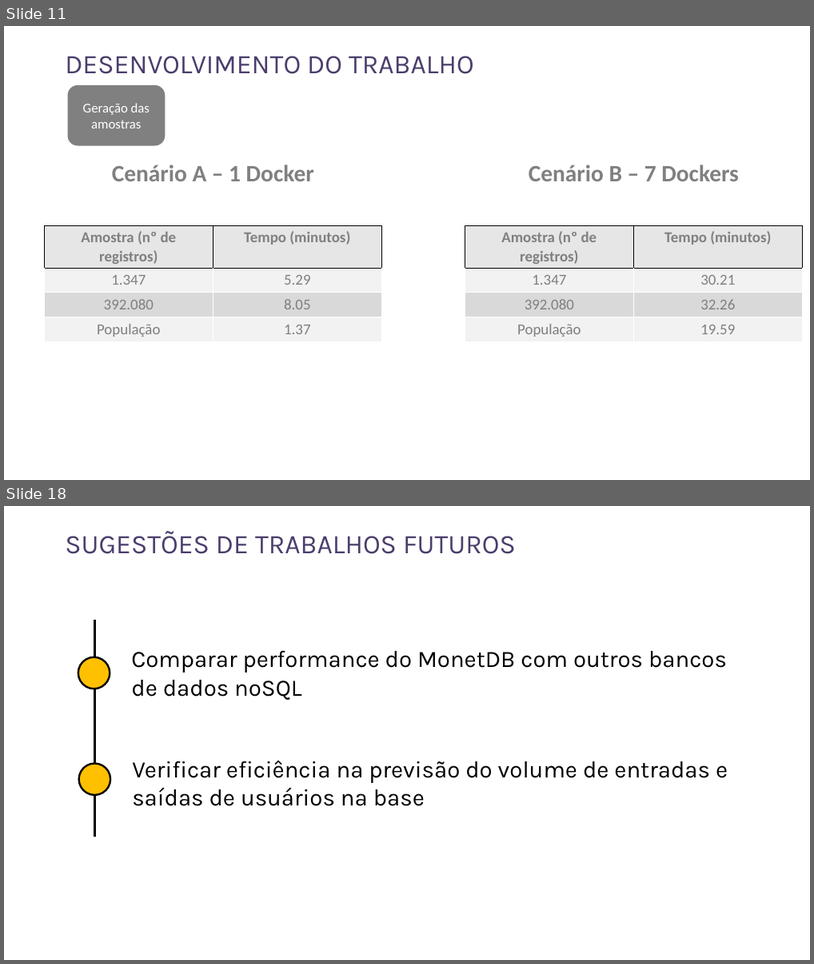
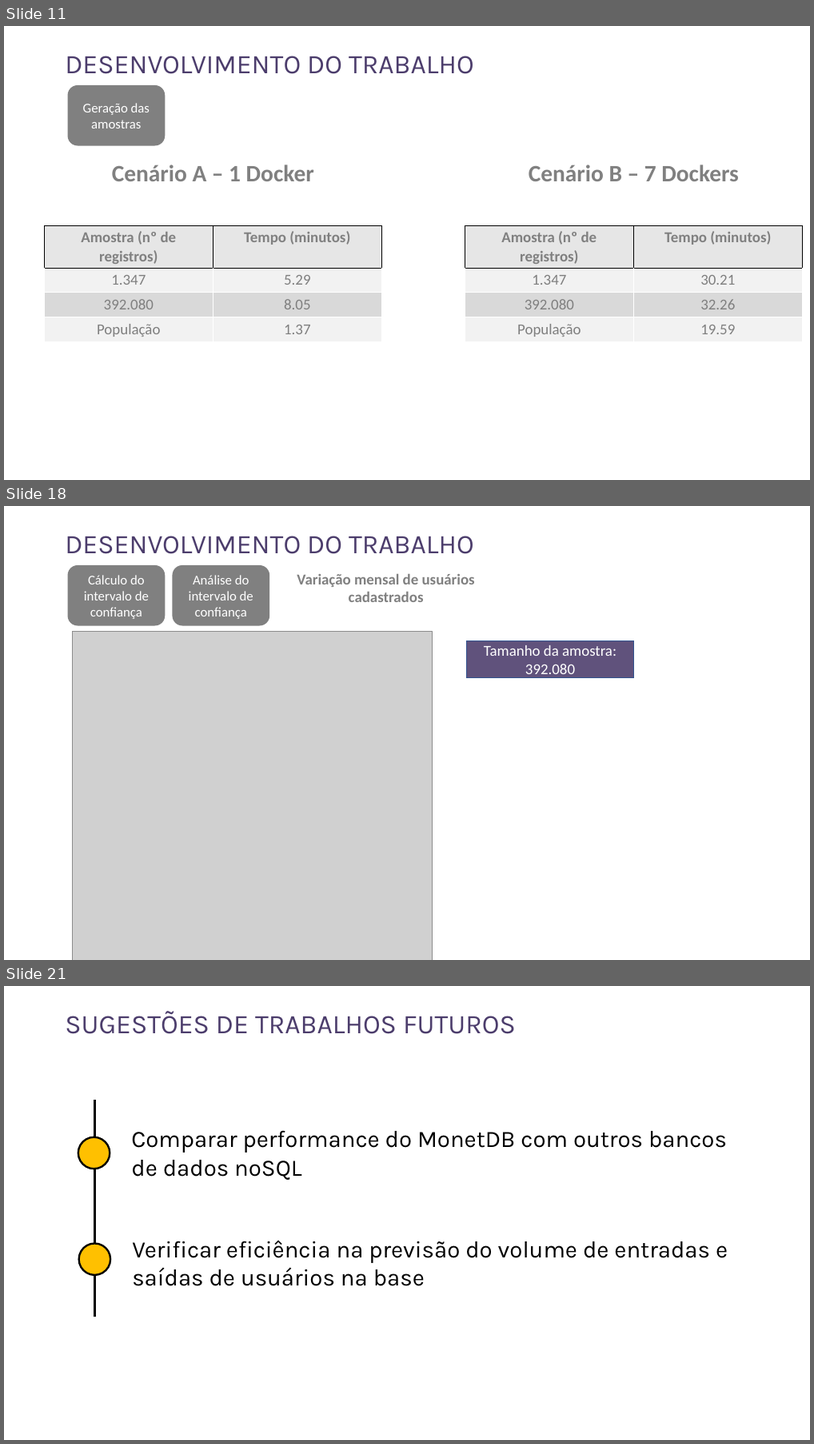
Before and after one commit to rnmourao/monet_sampling_benchmark, a slide deck: paper/Apresentação MonetDB v2.pptx. Shown one above the other, each under a label of ours: slides 11 and 18 before the commit, slides 11, 18 and 21 after it; the slides between them are not shown. The pictures are 814x964 and 814x1444 pixels, drawn with LibreOffice and Linux fonts; fonts in the diff are those of the drawing; grey boxes stand for pictures. Boxes give left, top, right and bottom in pixels: in the first picture for what was removed or moved away, otherwise in the second. Text is boxed around its words. In the diff, an @@ line names an element or a change of style, - is before the commit and + after.

```diff
--- a/paper/Apresentação MonetDB v2.pptx
+++ b/paper/Apresentação MonetDB v2.pptx
@@ slide 18 added at (4,506,810,960), background #FFFFFF @@
@@ text added at (65,536,474,554), 32 pt, text #4C3D6C @@
+DESENVOLVIMENTO DO TRABALHO
@@ rounded rectangle added at (67,565,165,626), fill #808080, 16 pt, text #FFFFFF @@
+Cálculo do intervalo de confiança
@@ rounded rectangle added at (172,565,270,626), fill #808080, 16 pt, text #FFFFFF @@
+Análise do intervalo de confiança
@@ text added at (297,574,475,602), 18 pt, text #808080, bold @@
+Variação mensal de usuários cadastrados
@@ picture added at (72,632,433,960) @@
@@ rectangle added at (467,641,634,678), fill #60527C, outline #325491 1 pt, 18 pt, text #FFFFFF @@
+Tamanho da amostra: 392.080
@@ what was slide 18 is now slide 21 @@
```
Also in this commit, not shown: 3 slides changed, 3 other slides added, 1 slide removed.
